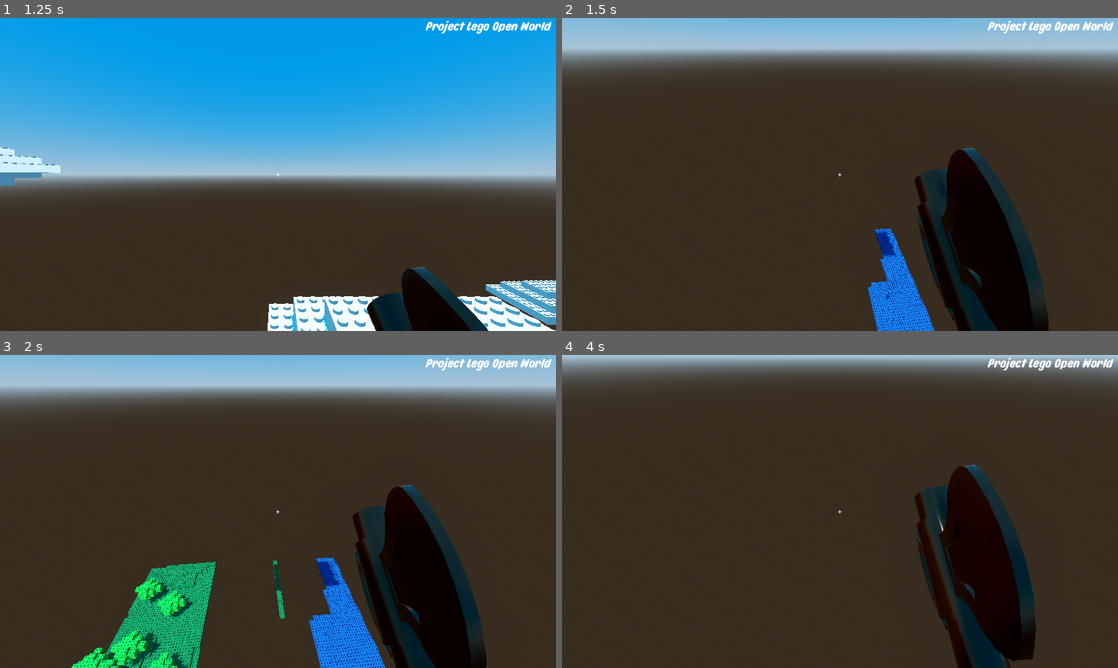
Above: before the commit, frames 1-4 (two rows, left to right).
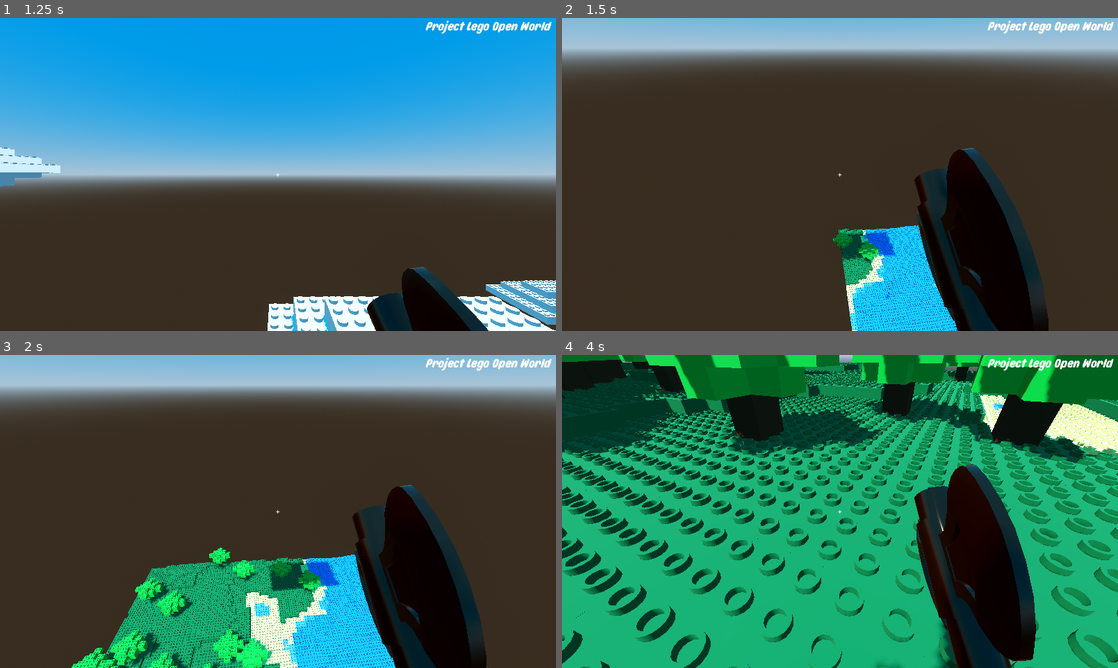
Above: after the commit, the same moments.

Repository: AlbinHorlaville/open-world-lego
Game: Godot game, scene res://menu/FirstMenu/main_menu.tscn
Same seed, same stepped clock (60 frames per second), same inputs: the game is played once before the commit and once after it.
Inputs (mouse positions are in pixels of both pictures, inside the frame that each line leads up to):
- Up to frame 1 (1.25 s): click "Start" at 0.5 s
- Up to frame 2 (1.5 s): move the mouse to (867, 174) at 1.27 s; hold Z (move_forward) from 1.28 s (still down)
- Up to frame 3 (2 s): keep holding Z (move_forward); tap Space (jump) at 1.52 s
- Up to frame 4 (4 s): keep holding Z (move_forward); move the mouse to (812, 511) at 2.02 s; tap Space (jump) at 2.27, 3.77 s; move the mouse to (851, 505) at 2.77 s; move the mouse to (834, 517) at 3.52 s

Frame 1 is identical in both runs. In frame 2, 5.4% of the frame differs, in the area x 48-72%, y 66-100%; in frame 3, 10%; in frame 4, 90%, in the area x 0-100%, y 0-100%.
Error before the commit: Invalid access to property or key 'self_modulate' on a base object of type 'MeshInstance3D'. (res://levels/chunk.gd:45)

Commit message:
Water is now brighter and embrace the beach.

Diff:
--- a/OpenWorldLego/blocks/water.gd
+++ b/OpenWorldLego/blocks/water.gd
@@ -5,6 +5,11 @@
 	var mesh_inst = $brick2x2.get_child(0)
 	# Assign the material
 	mesh_inst.set_surface_override_material(0, load("res://materials/Water.tres"))
+
+# Set the transparency of the block of water
+func changeTransparency():
+	var mesh_inst = $brick2x2.get_child(0)
+	mesh_inst.set_surface_override_material(0, load("res://materials/WaterTrans.tres"))
 
 # Movement of the sea waves
 var t:float=0
--- a/OpenWorldLego/blocks/water.tscn
+++ b/OpenWorldLego/blocks/water.tscn
@@ -14,4 +14,4 @@
 shape = SubResource("BoxShape3D_ae78a")
 
 [node name="brick2x2" parent="." instance=ExtResource("1_uowm5")]
-transform = Transform3D(62.5, 0, 0, 0, 62.5, 0, 0, 0, 62.5, 0, 0, 0)
+transform = Transform3D(63, 0, 0, 0, 63, 0, 0, 0, 63, 0, 0, 0)
--- a/OpenWorldLego/levels/chunk.gd
+++ b/OpenWorldLego/levels/chunk.gd
@@ -38,11 +38,11 @@
 			var currentPN = 0.3+perlin_noise.get_noise_2d(x*tailleChunk+i, y*tailleChunk+j)
 
 			# WATER
-			if currentPN < 0 and currentPN > -0.05: # Water that shows up on the sand
+			if currentPN > -0.05 and currentPN < -0.03 : # Water that shows up on the sand
 				block = water_scene.instantiate()
 				block.changeMaterial()
 				block.position = Vector3(x*tailleChunk+i, block.position.y, y*tailleChunk+j)
-				block.getMesh().self_modulate.a = 0.5
+				block.changeTransparency() # Set the transparency to 0.5 to see the sand below the water
 				$Water.add_child(block)
 			if currentPN < -0.05: # 0.5 permit to have few blocks of sand between dirt and water
 				block = water_scene.instantiate()
--- a/OpenWorldLego/materials/Water.tres
+++ b/OpenWorldLego/materials/Water.tres
@@ -1,4 +1,4 @@
 [gd_resource type="StandardMaterial3D" format=3 uid="uid://bbdimn0hbr55g"]
 
 [resource]
-albedo_color = Color(0, 0.254902, 0.513726, 1)
+albedo_color = Color(0, 0.482353, 0.941176, 1)
--- /dev/null
+++ b/OpenWorldLego/materials/WaterTrans.tres
@@ -0,0 +1,5 @@
+[gd_resource type="StandardMaterial3D" format=3 uid="uid://d2va35booxcc2"]
+
+[resource]
+transparency = 1
+albedo_color = Color(0, 0.482353, 0.941176, 0.784314)
